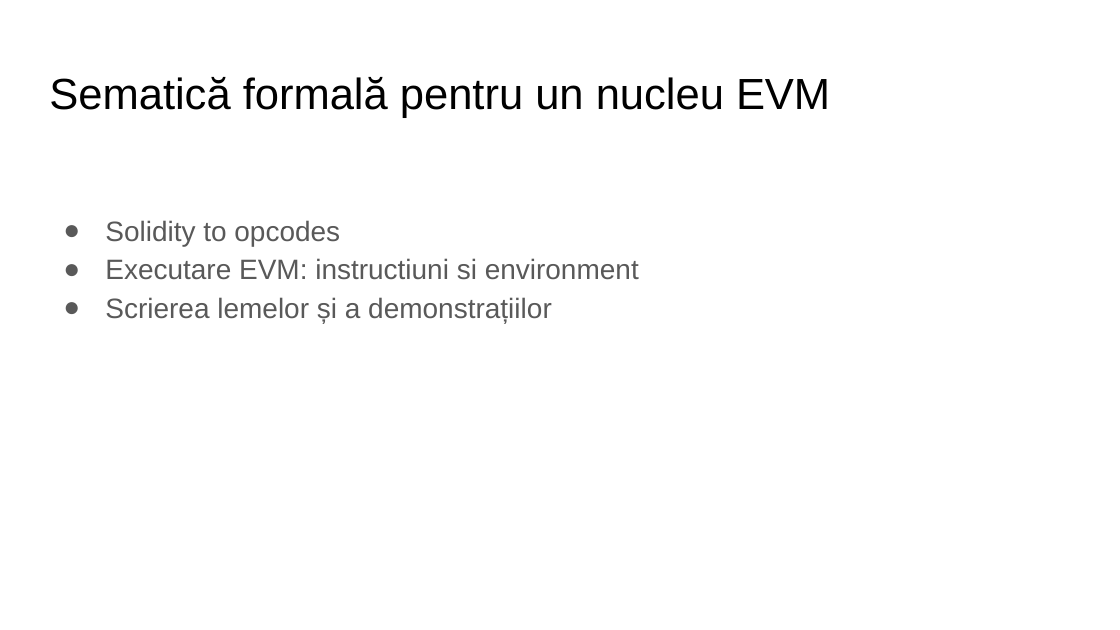
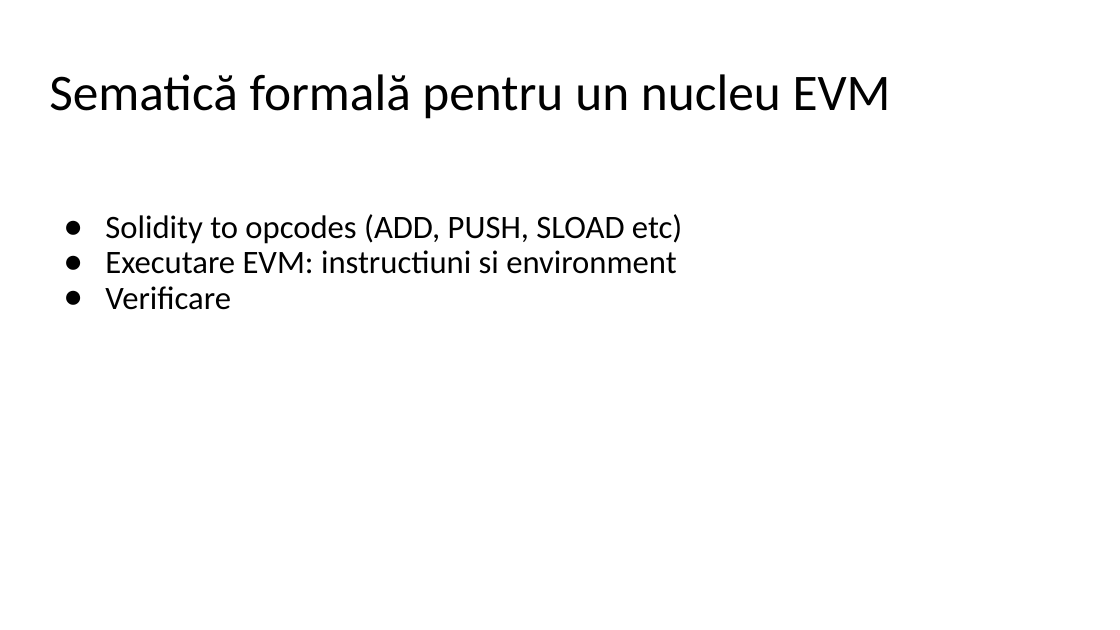
Before and after one commit to CatalinPJ/Licenta2018JoldescuCatalinPetronel, a slide deck: slide 6 of Joldescu Petronel _ prezentare.pptx. Drawn at 1120x630 pixels with LibreOffice and Linux fonts; fonts in the diff are those of the drawing. Boxes give left, top, right and bottom in pixels: in the first picture for what was removed or moved away, otherwise in the second. Text is boxed around its words. In the diff, an @@ line names an element or a change of style, - is before the commit and + after.

```diff
--- a/Joldescu Petronel _ prezentare.pptx
+++ b/Joldescu Petronel _ prezentare.pptx
@@ title "Sematică formală pentru un nucleu ..." at (x1=49, y1=74, x2=891, y2=119): size 28 to 33 pt, font Arial to Calibri; line spacing 1 to 0.9 @@
@@ text at (x1=105, y1=214, x2=682, y2=244): text changed; size 18 to 21 pt; font Arial to Calibri; text colour #595959 to #000000 @@
-● Solidity to opcodes
+● Solidity to opcodes (ADD, PUSH, SLOAD etc)
@@ text at (x1=105, y1=250, x2=676, y2=274): size 18 to 21 pt, font Arial to Calibri, text colour #595959 to #000000 in "Executare EVM: instructiuni si environment"; line spacing 1.15 to 0.9 @@
@@ text at (x1=105, y1=286, x2=231, y2=310): text changed; size 18 to 21 pt; font Arial to Calibri; text colour #595959 to #000000 @@
-● Scrierea lemelor și a demonstrațiilor
+● Verificare
```
Also in this commit, not shown: 9 other slides changed, 4 slides added, 32 other files.
